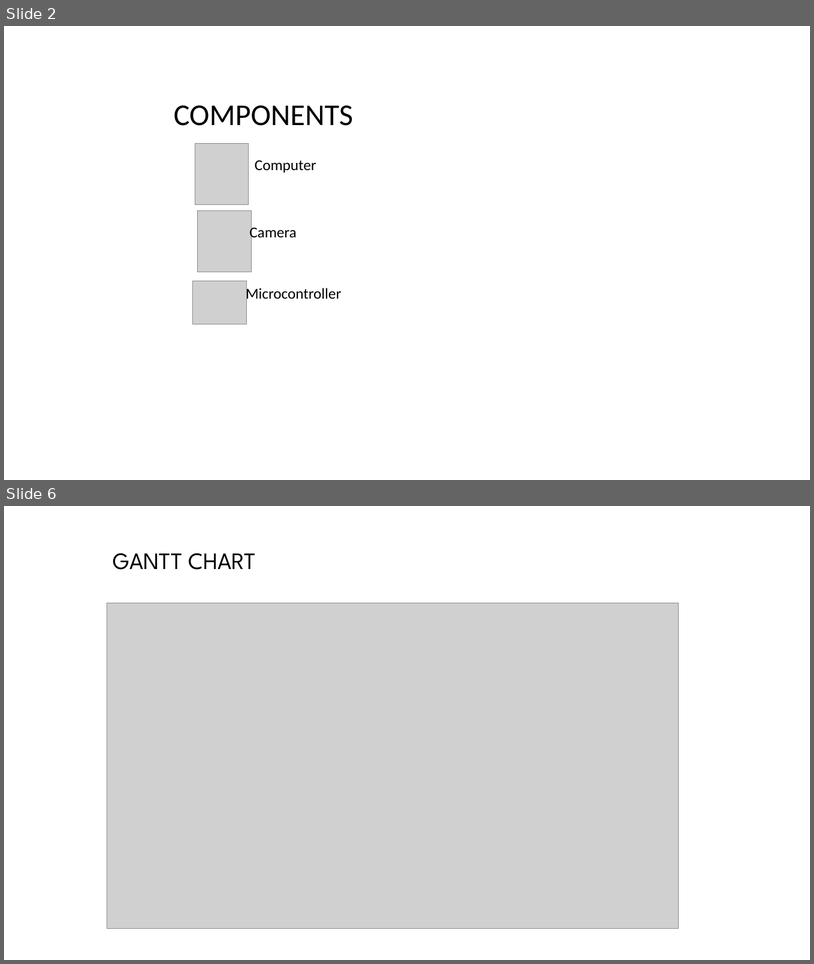
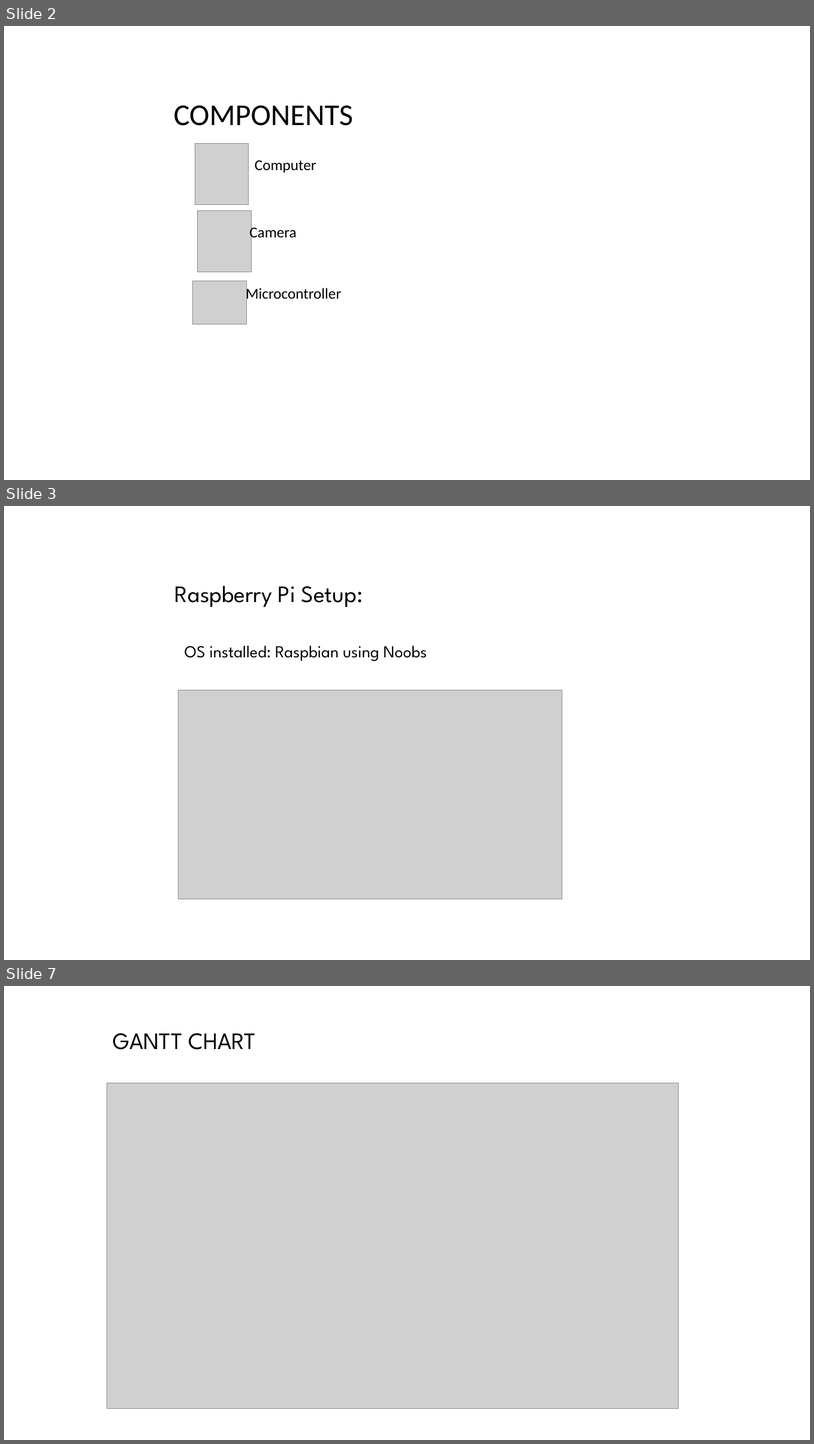
Before and after one commit to tapuzaman/cse299, a slide deck: Presentations/Security Buddy_1.ppt. Shown one above the other, each under a label of ours: slides 2 and 6 before the commit, slides 2, 3 and 7 after it; the slides between them are not shown. The pictures are 814x964 and 814x1444 pixels, drawn with LibreOffice and Linux fonts; fonts in the diff are those of the drawing; grey boxes stand for pictures; background and template pictures are left out. Boxes give left, top, right and bottom in pixels: in the first picture for what was removed or moved away, otherwise in the second. Text is boxed around its words. In the diff, an @@ line names an element or a change of style, - is before the commit and + after.

```diff
--- a/Presentations/Security Buddy_1.ppt
+++ b/Presentations/Security Buddy_1.ppt
@@ slide 3 added at (x1=4, y1=506, x2=810, y2=960), background picture (left out) @@
@@ text added at (x1=175, y1=586, x2=363, y2=607), 28 pt, text #000000 @@
+Raspberry Pi Setup:
@@ text added at (x1=185, y1=645, x2=428, y2=661), 20 pt, text #000000 @@
+OS installed: Raspbian using Noobs
@@ picture added at (x1=178, y1=690, x2=562, y2=898) @@
@@ what was slide 6 is now slide 7 @@
```
Also in this commit, not shown: 3 other slides added, 3 slides removed, 1 other file.
